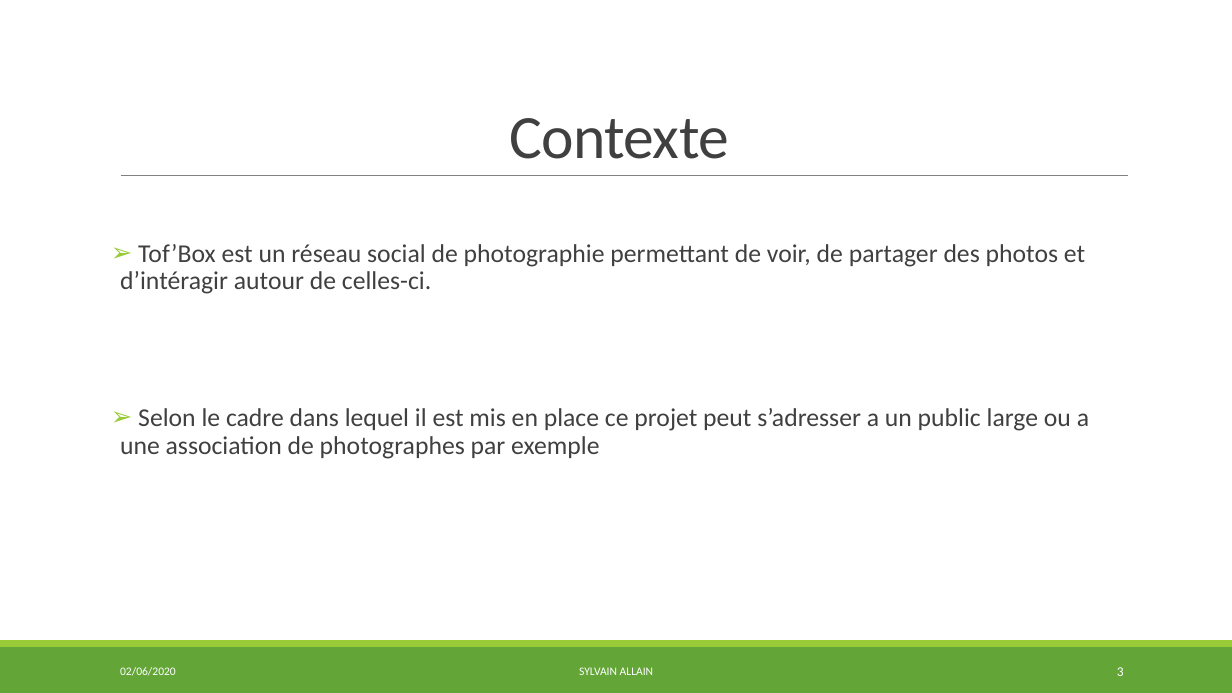
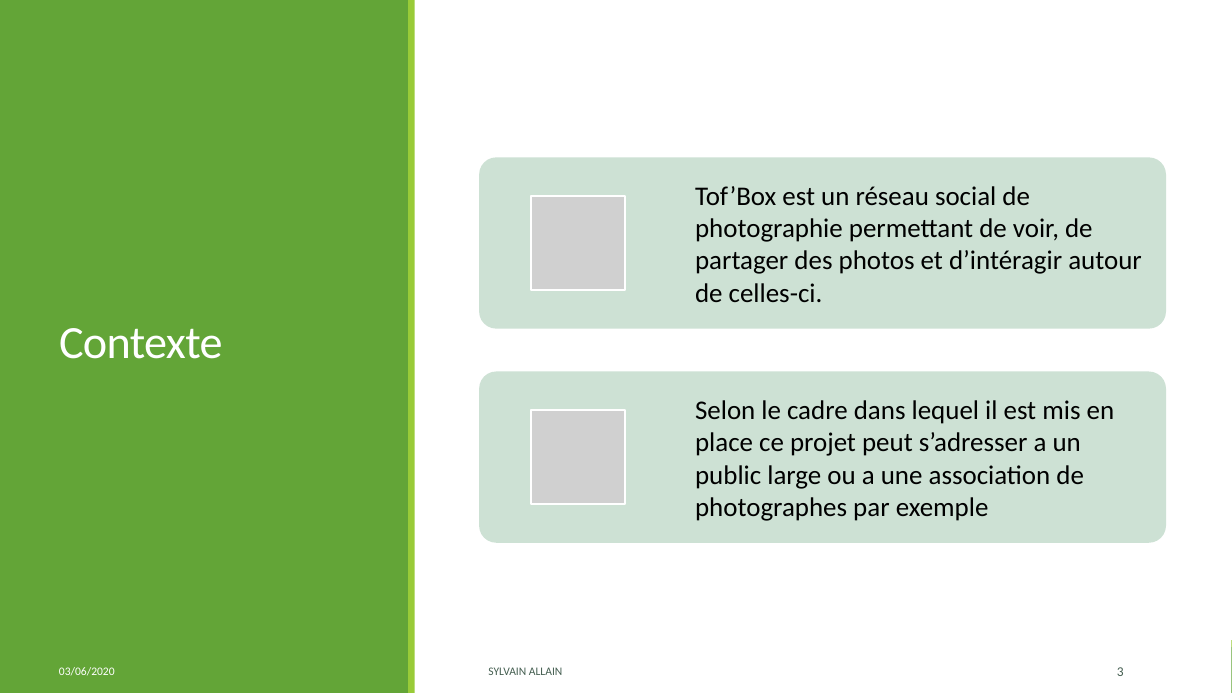
Before and after one commit to S2LF/ProjetPro, a slide deck: slide 3 of ProjetTof’Box.pptx. Drawn at 1232x693 pixels with LibreOffice and Linux fonts; fonts in the diff are those of the drawing; grey boxes stand for pictures. Boxes give left, top, right and bottom in pixels: in the first picture for what was removed or moved away, otherwise in the second. Text is boxed around its words. In the diff, an @@ line names an element or a change of style, - is before the commit and + after.

Commit message:
Update PPT

```diff
--- a/ProjetTof’Box.pptx
+++ b/ProjetTof’Box.pptx
@@ rectangle added at (0,0,1232,693), fill #FFFFFF @@
@@ rectangle added at (0,0,409,693), fill #63A537 @@
@@ rectangle added at (409,0,415,693), fill #99CB38 @@
@@ title "Contexte": place and size @@
-title "Contexte" at (509,118,729,159)
+title "Contexte" at (59,328,223,359)
@@ title "Contexte" at (59,328,223,359): size 48 to 36 pt, text colour #404040 to #FFFFFF; alignment centre to left; vertical alignment bottom to middle @@
@@ line removed from (121, 176) to (1128, 176) @@
@@ text removed at (120,244,1089,459) @@
-➢ Tof’Box est un réseau social de photographie permettant de voir, de partager des photos et d’intéragir autour de celles-ci.
-➢ Selon le cadre dans lequel il est mis en place ce projet peut s’adresser a un public large ou a une association de photographes par exemple
@@ group added at (480,157,1166,543): 2 rounded rectangles, 2 pictures, 2 texts @@
+Tof’Box est un réseau social de photographie permettant de voir, de partager des photos et d’intéragir autour de celles-ci.
+Selon le cadre dans lequel il est mis en place ce projet peut s’adresser a un public large ou a une association de photographes par exemple
@@ text "SYLVAIN ALLAIN": place and size @@
-text "SYLVAIN ALLAIN" at (579,667,653,675)
+text "SYLVAIN ALLAIN" at (488,667,562,675)
@@ text "SYLVAIN ALLAIN" at (488,667,562,675): text colour #FFFFFF to #455F51; alignment centre to left; more space between paragraphs @@
@@ page number at (1117,667,1124,676): text colour #FFFFFF to #455F51; more space between paragraphs @@
@@ text at (59,667,115,676): text changed @@
-02/06/2020
+03/06/2020
```
Also in this commit, not shown: 15 other slides changed, 14 slides added, 1 other file.
